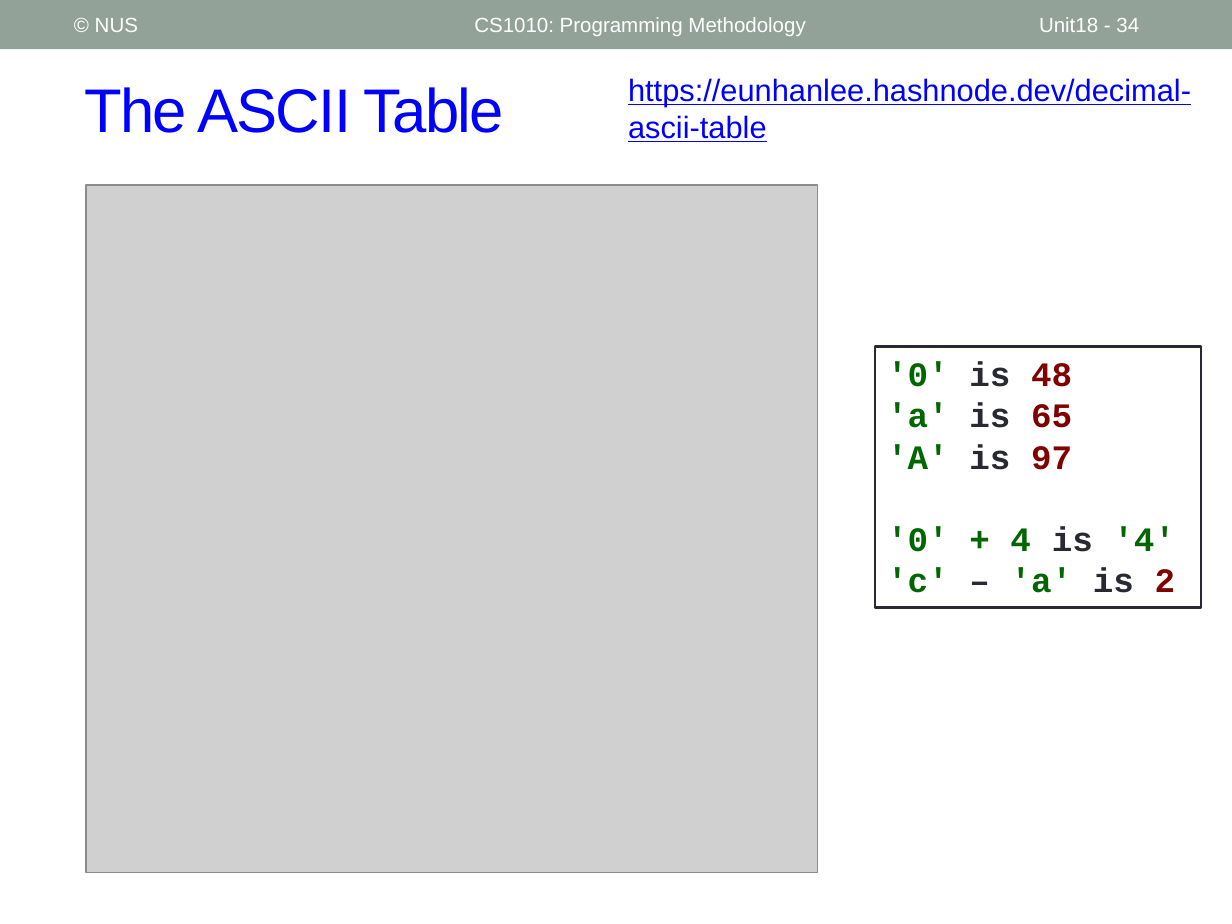
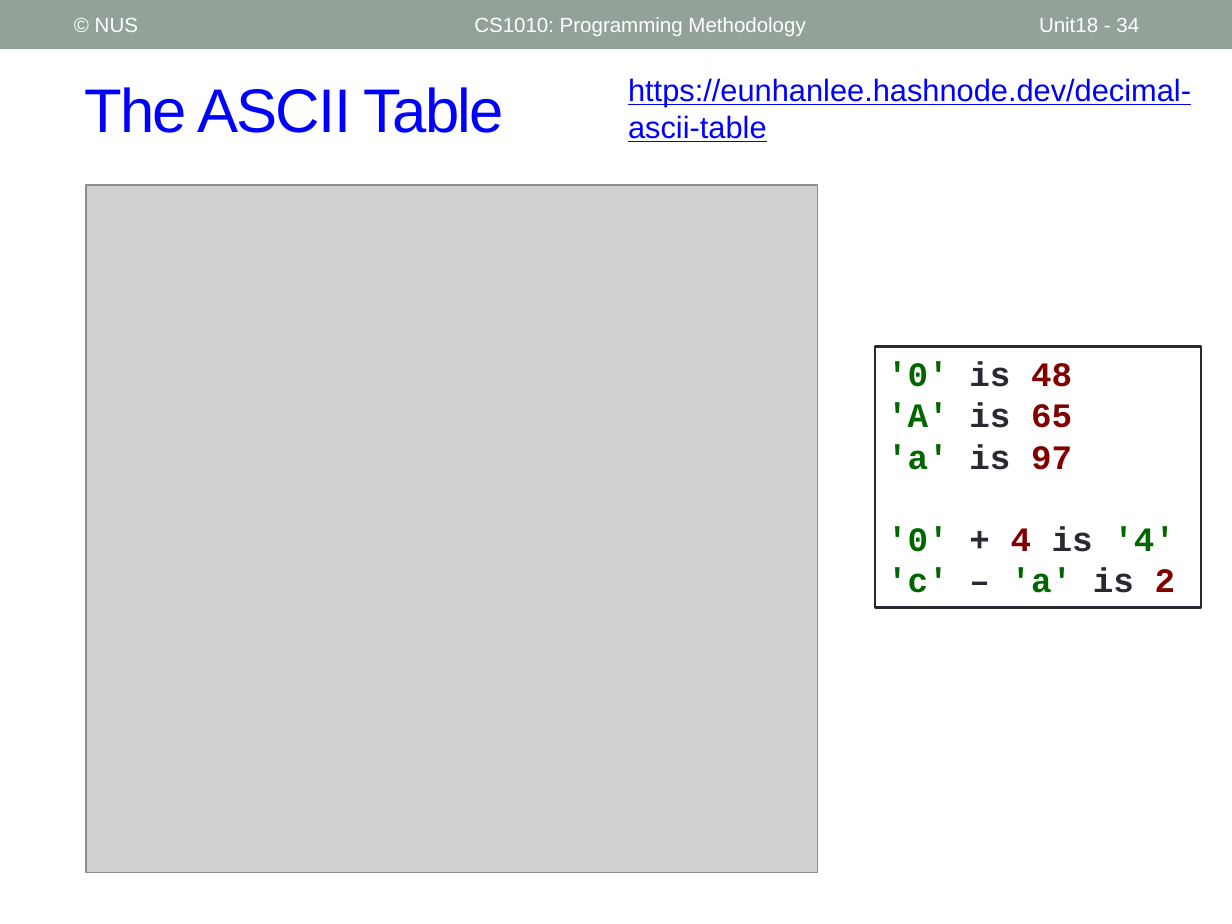
Before and after one commit to nus-cs1010-2425-s2/website, a slide deck: slide 34 of slides/Week8.pptx. Drawn at 1232x924 pixels with LibreOffice and Linux fonts; fonts in the diff are those of the drawing; grey boxes stand for pictures. Boxes give left, top, right and bottom in pixels: in the first picture for what was removed or moved away, otherwise in the second. Text is boxed around its words. In the diff, an @@ line names an element or a change of style, - is before the commit and + after.

```diff
--- a/slides/Week8.pptx
+++ b/slides/Week8.pptx
@@ text in rectangle at (x1=887, y1=402, x2=1072, y2=470): text changed @@
-'a' is 65
-'A' is 97
+'A' is 65
+'a' is 97
@@ text in rectangle at (x1=887, y1=526, x2=1175, y2=552): text colour #006600 to #292934 in "+"; text colour #006600 to #800000 in "4" @@
```
Also in this commit, not shown: 3 other slides changed, 31 other files.
